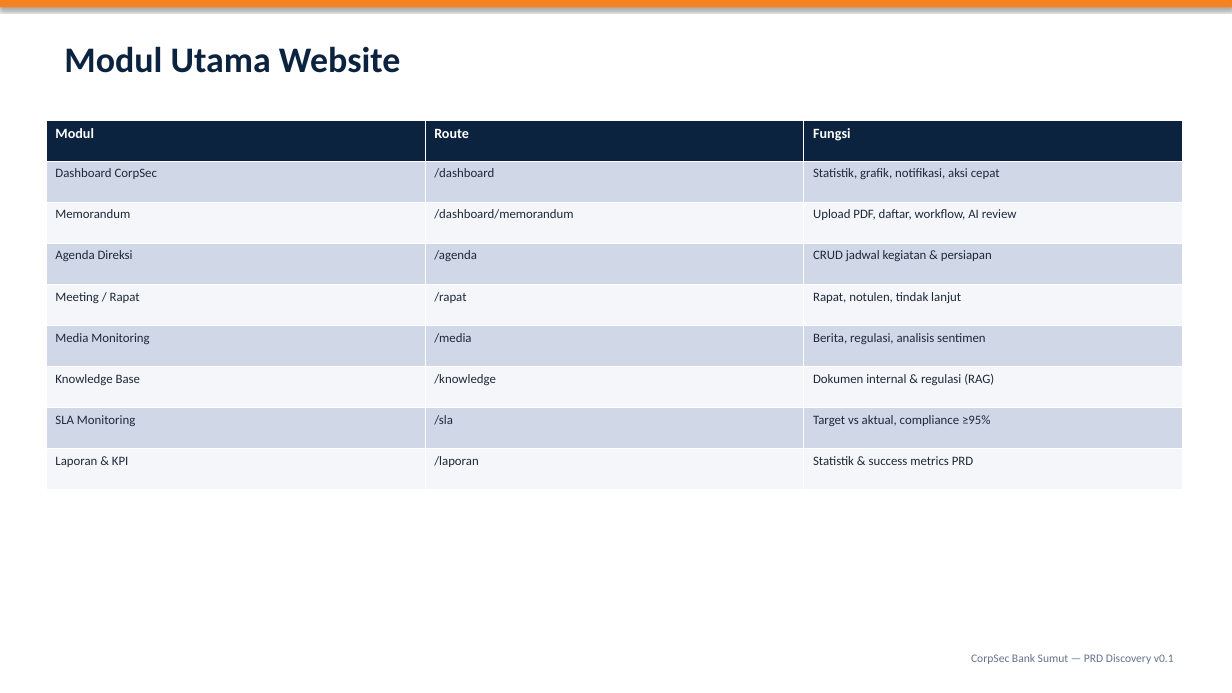
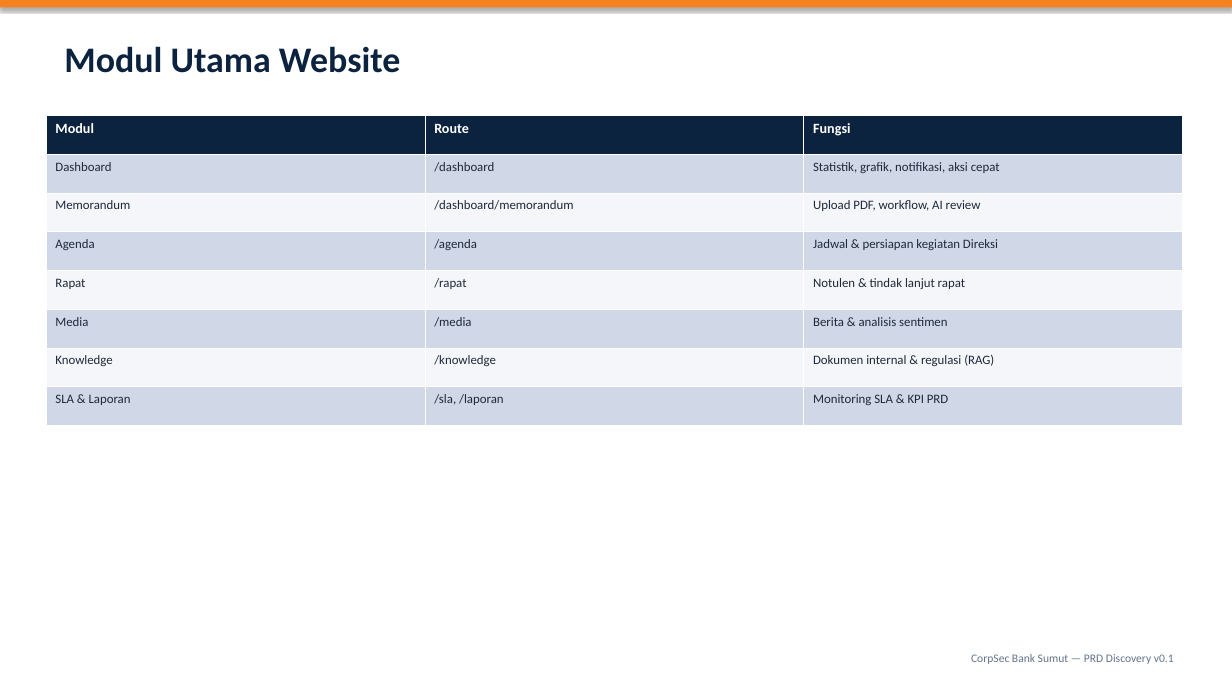
Before and after one commit to kelompok8ai/repo-day1-a, a slide deck: slide 5 of docs/CorpSec-Bank-Sumut-Presentasi.pptx (slide 13 before the commit). Drawn at 1232x693 pixels with LibreOffice and Linux fonts; fonts in the diff are those of the drawing. Boxes give left, top, right and bottom in pixels: in the first picture for what was removed or moved away, otherwise in the second. Text is boxed around its words. In the diff, an @@ line names an element or a change of style, - is before the commit and + after.

```diff
--- a/docs/CorpSec-Bank-Sumut-Presentasi.pptx
+++ b/docs/CorpSec-Bank-Sumut-Presentasi.pptx
@@ table at [46, 116, 1183, 426] @@
-row 2: Dashboard CorpSec | /dashboard | Statistik, grafik, notifikasi, aksi cepat
-row 3: Memorandum | /dashboard/memorandum | Upload PDF, daftar, workflow, AI review
-row 4: Agenda Direksi | /agenda | CRUD jadwal kegiatan & persiapan
-row 5: Meeting / Rapat | /rapat | Rapat, notulen, tindak lanjut
-row 6: Media Monitoring | /media | Berita, regulasi, analisis sentimen
-row 7: Knowledge Base | /knowledge | Dokumen internal & regulasi (RAG)
-row 8: SLA Monitoring | /sla | Target vs aktual, compliance ≥95%
-row 9: Laporan & KPI | /laporan | Statistik & success metrics PRD
+row 2: Dashboard | /dashboard | Statistik, grafik, notifikasi, aksi cepat
+row 3: Memorandum | /dashboard/memorandum | Upload PDF, workflow, AI review
+row 4: Agenda | /agenda | Jadwal & persiapan kegiatan Direksi
+row 5: Rapat | /rapat | Notulen & tindak lanjut rapat
+row 6: Media | /media | Berita & analisis sentimen
+row 7: Knowledge | /knowledge | Dokumen internal & regulasi (RAG)
+row 8: SLA & Laporan | /sla, /laporan | Monitoring SLA & KPI PRD
@@ table: place and size @@
-table at [46, 120, 1183, 490]
+table at [46, 116, 1183, 426]
```
Also in this commit, not shown: 14 other slides changed, 19 slides removed, 1 other file.
